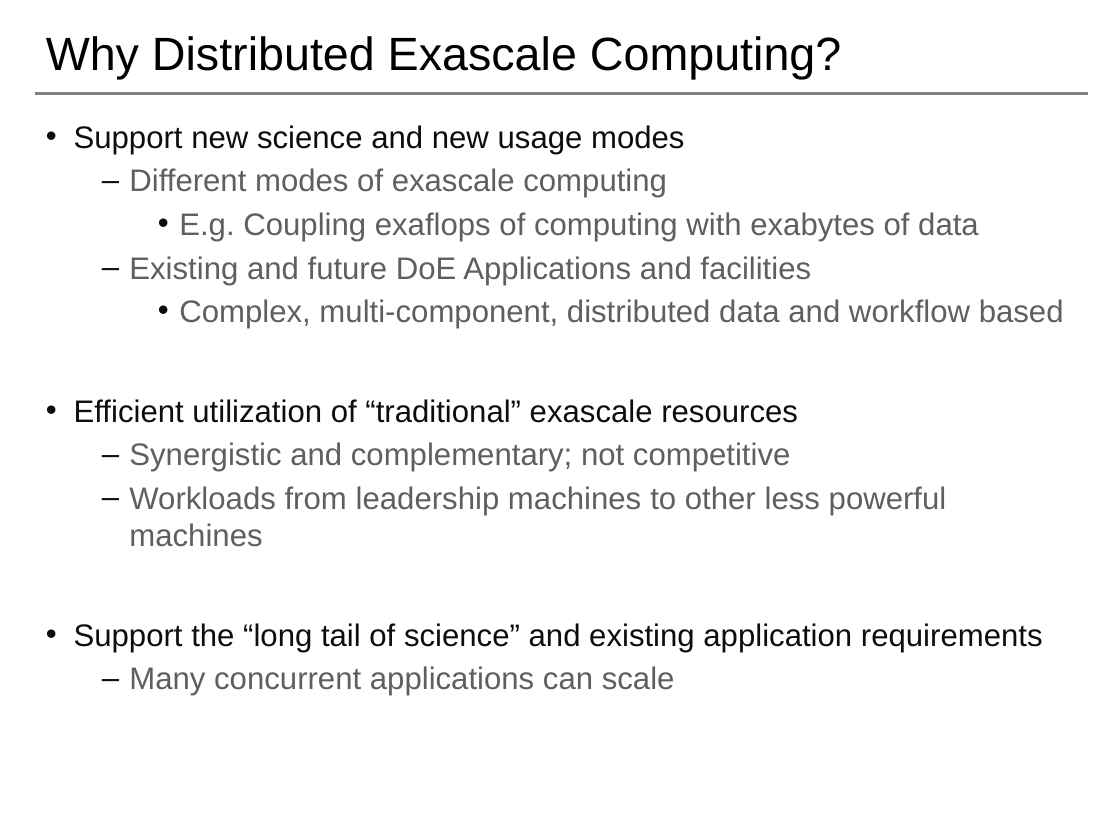
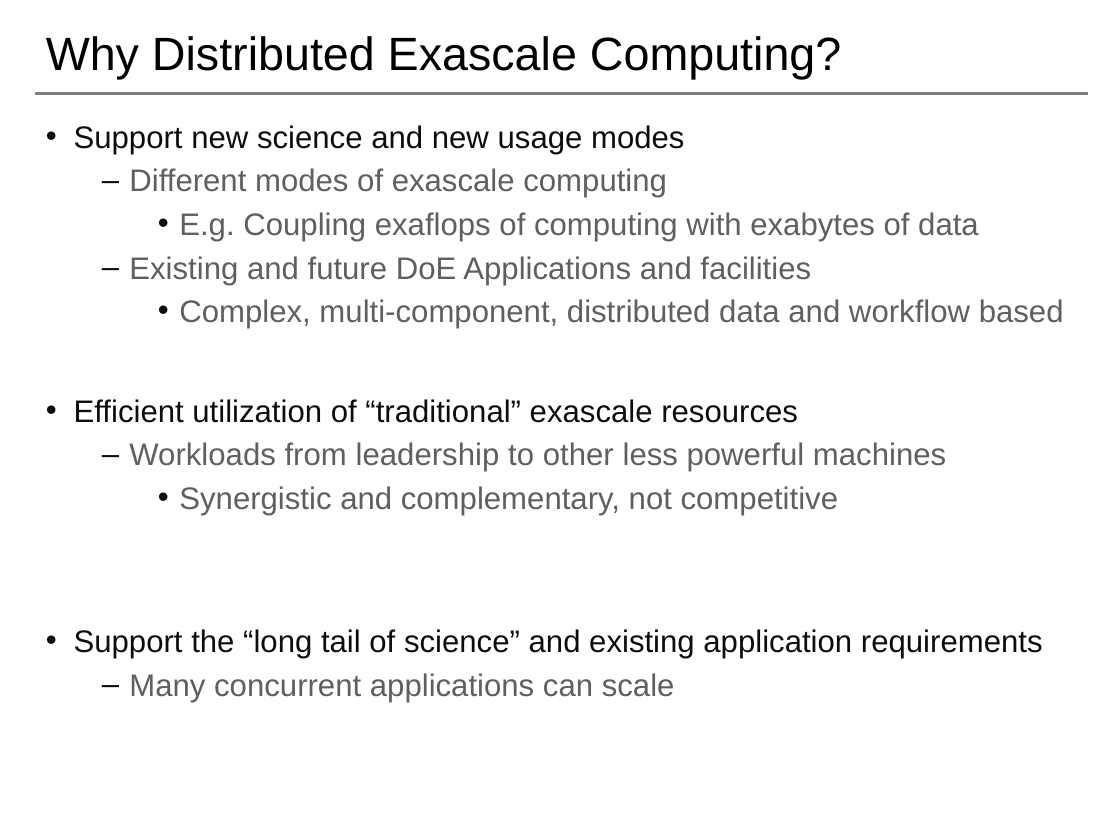
Before and after one commit to saga-project/NGMW, a slide deck: slide 3 of presentations/radical-modsim.pptx. Drawn at 1120x840 pixels with LibreOffice and Linux fonts; fonts in the diff are those of the drawing; background and template pictures are left out. Boxes give left, top, right and bottom in pixels: in the first picture for what was removed or moved away, otherwise in the second. Text is boxed around its words. In the diff, an @@ line names an element or a change of style, - is before the commit and + after.

```diff
--- a/presentations/radical-modsim.pptx
+++ b/presentations/radical-modsim.pptx
@@ text at box(129, 442, 946, 515): text changed @@
-  – Synergistic and complementary; not competitive
-  – Workloads from leadership machines to other less powerful machines
+  – Workloads from leadership to other less powerful machines
+    • Synergistic and complementary, not competitive
```
Also in this commit, not shown: 5 other slides changed.
